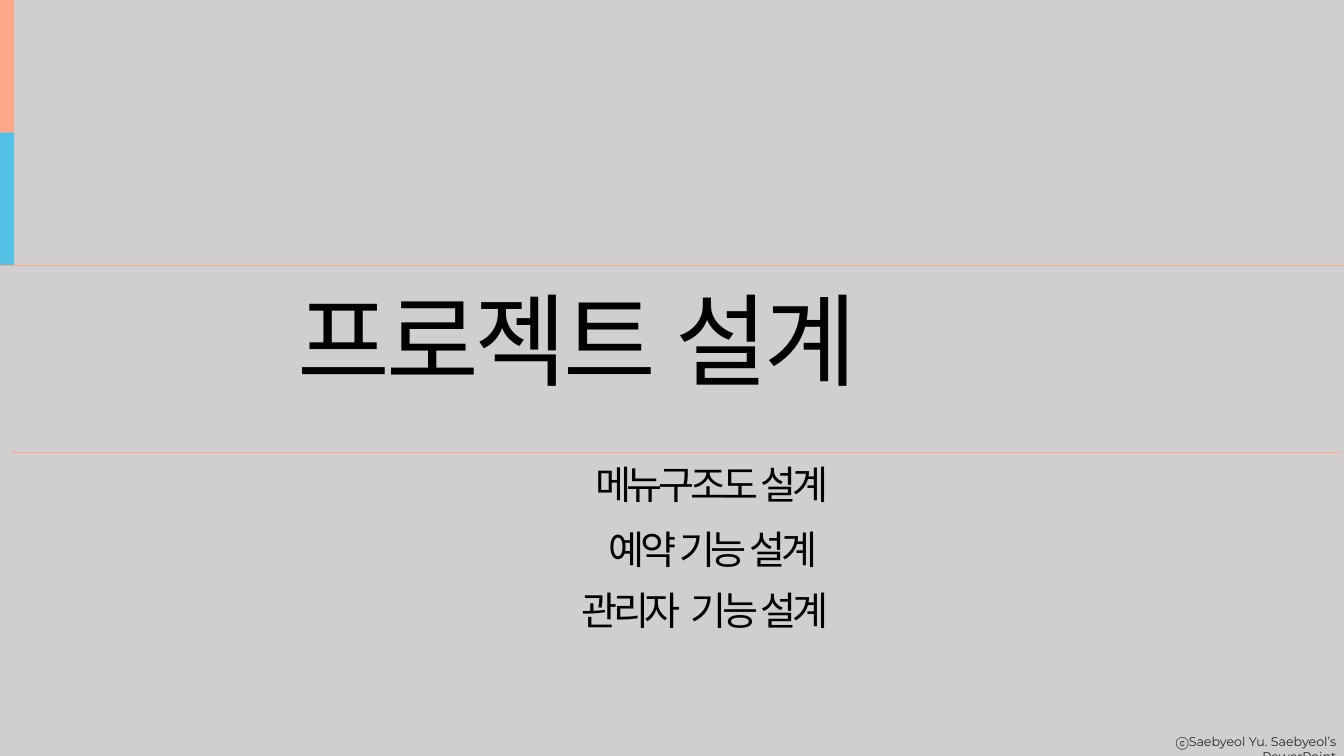
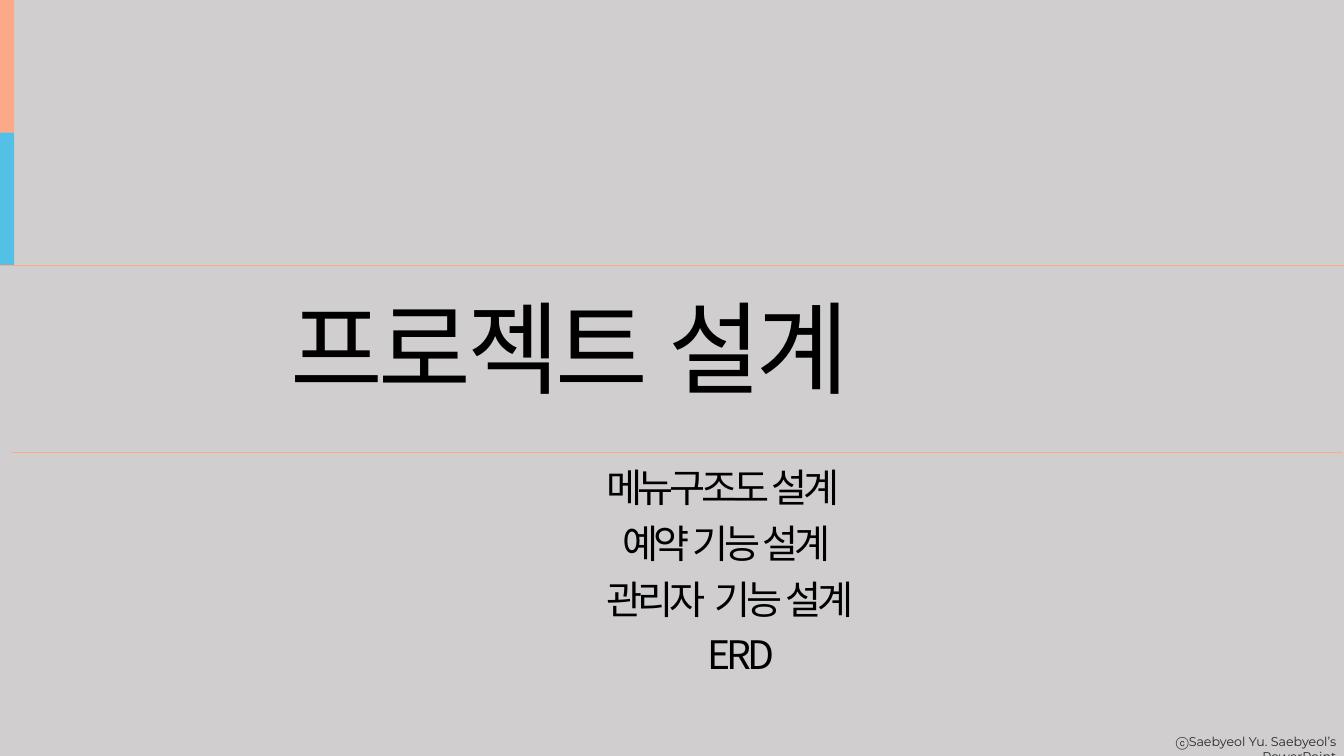
Before and after one commit to 63building/restaurant, a slide deck: slide 7 of 레스토랑 예약 프로젝트 발표 최종본.pptx. Drawn at 1344x756 pixels with LibreOffice and Linux fonts; fonts in the diff are those of the drawing. Boxes give left, top, right and bottom in pixels: in the first picture for what was removed or moved away, otherwise in the second. Text is boxed around its words. In the diff, an @@ line names an element or a change of style, - is before the commit and + after.

```diff
--- a/레스토랑 예약 프로젝트 발표 최종본.pptx
+++ b/레스토랑 예약 프로젝트 발표 최종본.pptx
@@ text "프로젝트 설계": place and size @@
-text "프로젝트 설계" at (298, 294, 857, 386)
+text "프로젝트 설계" at (290, 302, 849, 394)
@@ text "메뉴구조도 설계": place and size @@
-text "메뉴구조도 설계" at (595, 466, 829, 502)
+text "메뉴구조도 설계" at (606, 469, 840, 505)
@@ text "예약 기능 설계": place and size @@
-text "예약 기능 설계" at (609, 531, 817, 567)
+text "예약 기능 설계" at (622, 525, 831, 561)
@@ text "관리자 기능 설계": place and size @@
-text "관리자 기능 설계" at (581, 592, 829, 628)
+text "관리자 기능 설계" at (606, 581, 853, 617)
@@ text added at (708, 640, 774, 669), 28 pt, text #000000 @@
+ERD
```
Also in this commit, not shown: 5 other slides changed, 1 other file.
